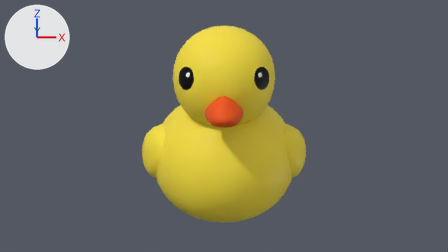
The Blender file .assets/Duck.blend: old version first, new version second.
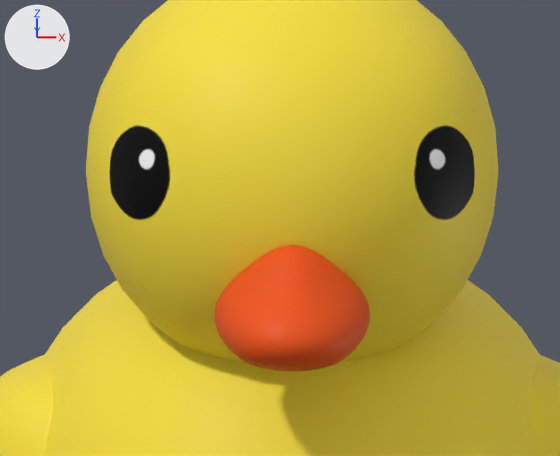
Old and new are each drawn from the file's camera 'Camera' and again close up on the part from 34% to 65% of the width and 14% to 59% of the height. Lighting does not change. The marker at upper left points along +X, +Y and +Z.

Script lines for the objects in view, before the commit:
```python
mat_material = principled_material('Material')
mat_material.texture = img_duck_albedo_png
mat_material.roughness = 0.509
mat_material.specular_ior_level = 0.189
me_cube_005 = bpy.data.meshes.new('Cube.005')
me_cube_005.from_pydata(...)  # 1999 vertices, 1944 faces; spans x -0.146..0.146, y -0.2..0.19, z -0.045..0.291
me_cube_005.materials.append(mat_material)  # picture img_duck_albedo_png
ob_duck = bpy.data.objects.new('Duck', me_cube_005)
ob_duck.location = (0.0, 0.0, 0.0)
```
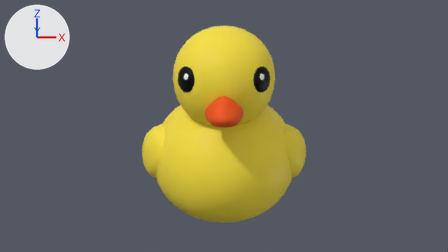
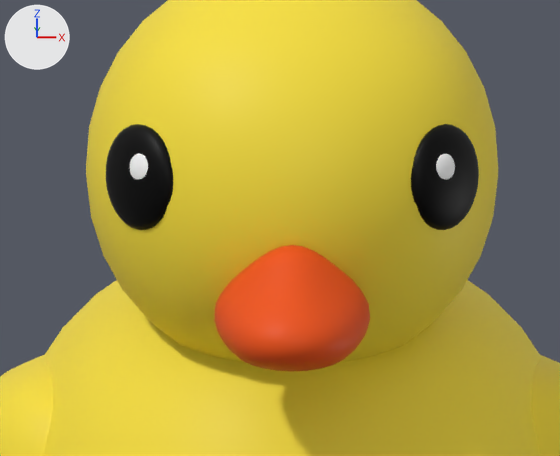
Boxes (x1, y1, x2, y2) around the edits, measured in the close-ups (560 x 456 px):
```json
{"object": "Duck", "change": "surface changed, reshaped", "before": [0, 0, 560, 456], "after": [0, 0, 560, 456]}
{"part": 1, "of": "me_cube_005", "change": "added", "after": [411, 124, 479, 230], "on screen": "black"}
{"part": 2, "of": "me_cube_005", "change": "added", "after": [106, 124, 173, 230], "on screen": "black"}
{"part": 3, "of": "me_cube_005", "change": "added", "after": [436, 154, 455, 179]}
{"part": 4, "of": "me_cube_005", "change": "added", "after": [129, 154, 148, 179]}
```

Edits to the scene script, one JSON object a line:
```json
{"op": "remove", "block": "mat_material", "code": "n0 = _N.new('ShaderNodeOutputMaterial'); n0.name = 'Material Output'"}
{"op": "remove", "block": "mat_material", "code": "n2 = _N.new('ShaderNodeTexImage'); n2.name = 'Image Texture'"}
{"op": "remove", "block": "mat_material", "code": "n2.image = img_duck_albedo_png"}
{"op": "add", "block": "mat_material", "code": "n3 = _N.new('ShaderNodeVertexColor'); n3.name = 'Vertex Color'"}
{"op": "add", "block": "mat_material", "code": "n0 = _N.new('ShaderNodeOutputMaterial'); n0.name = 'Material Output'"}
{"block": "mat_material", "where": "n1 = _N.new('ShaderNodeBsdfPrincipled'); n1.name = 'Principled BSDF'"}
{"op": "remove", "block": "mat_material", "code": "_L.new(n2.outputs[0], n1.inputs[0])  # 'Color' to 'Base Color'"}
{"op": "add", "block": "mat_material", "code": "_L.new(n3.outputs[0], n1.inputs[0])  # 'Color' to 'Base Color'"}
{"block": "me_cube_005", "where": "# used by ob_duck; location = (0.0, 0.0, 0.0)"}
{"op": "remove", "block": "me_cube_005", "code": "me_cube_005.from_pydata(...)  # 1999 vertices, 1944 faces; spans x -0.146..0.146, y -0.2..0.19, z -0.045..0.291"}
{"op": "add", "block": "me_cube_005", "code": "me_cube_005.from_pydata(...)  # 3544 vertices, 3480 faces; spans x -0.146..0.146, y -0.2..0.19, z -0.045..0.291"}
{"block": "me_cube_005", "change": "me_cube_005 part 1: a new loose piece of 386 vertices spanning x 0.043..0.071, y -0.146..-0.115, z 0.197..0.237, in mat_material"}
{"block": "me_cube_005", "change": "me_cube_005 part 2: a new loose piece of 386 vertices spanning x -0.071..-0.043, y -0.146..-0.115, z 0.197..0.237, in mat_material"}
{"block": "me_cube_005", "change": "me_cube_005 part 3: a new loose piece of 386 vertices spanning x 0.052..0.061, y -0.143..-0.134, z 0.216..0.228, in mat_material"}
{"block": "me_cube_005", "change": "me_cube_005 part 4: a new loose piece of 386 vertices spanning x -0.061..-0.052, y -0.143..-0.134, z 0.216..0.228, in mat_material"}
```
